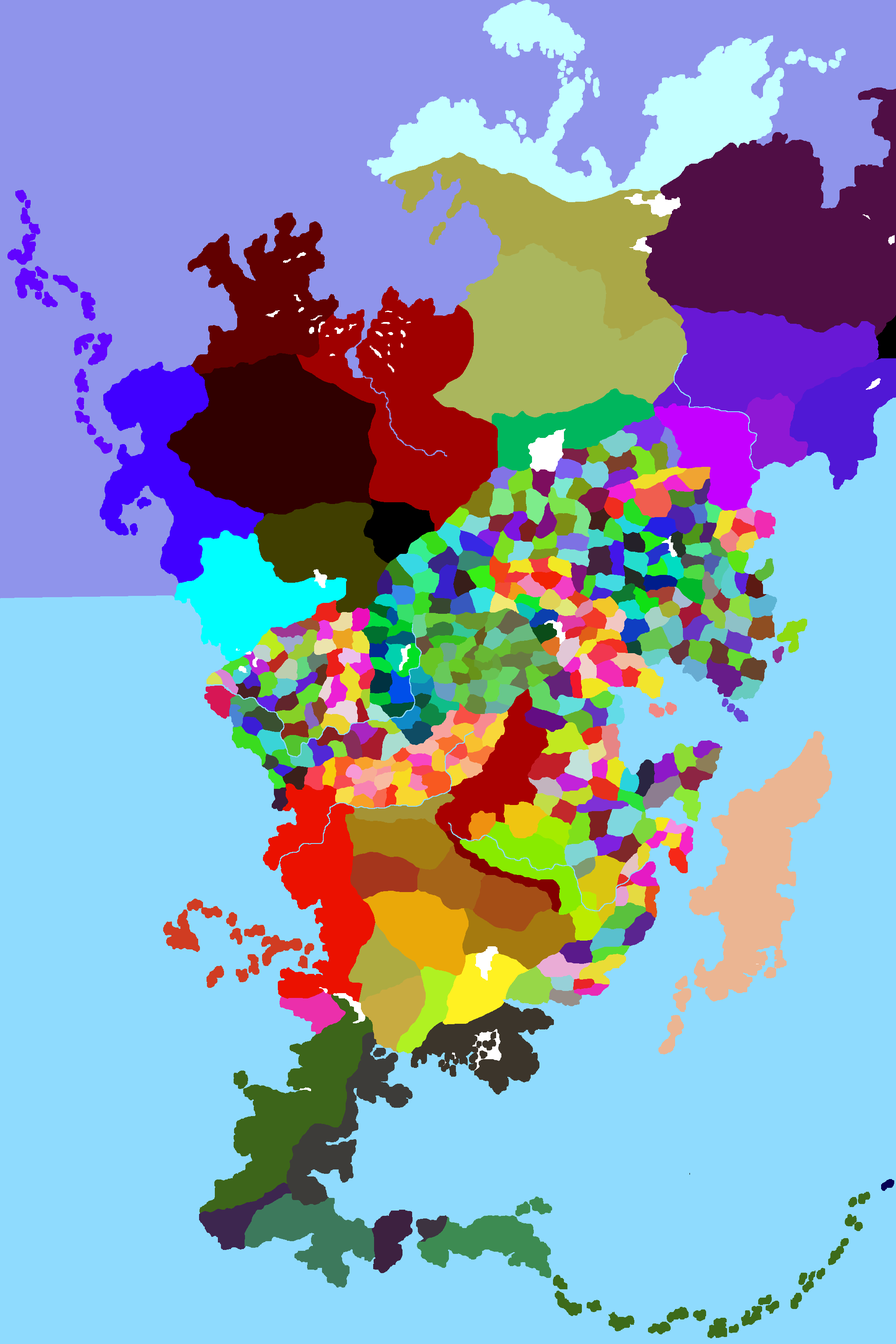
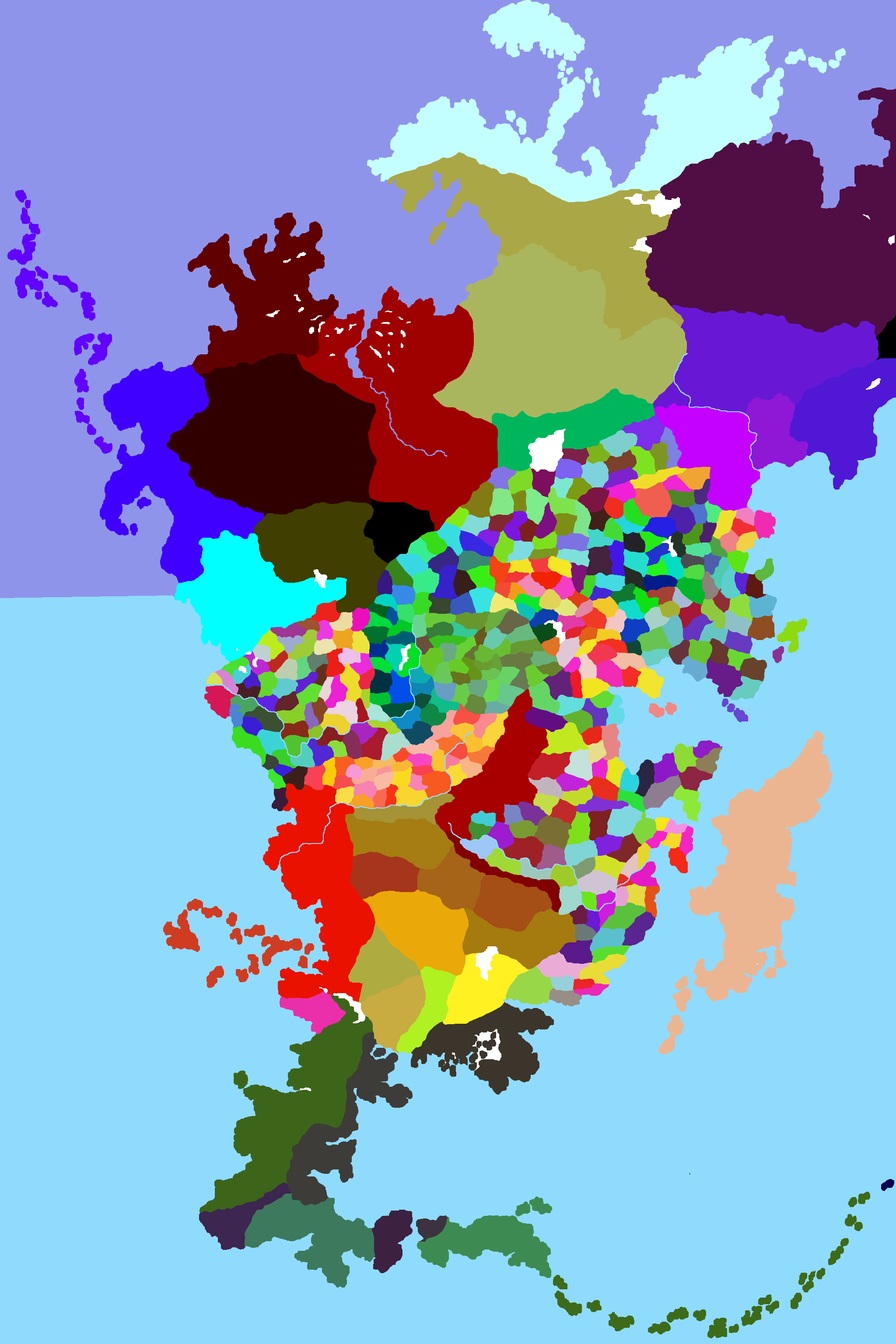
Layer changes from the first 896px x 1344px image to the second:
painted on "Ebene 0" over [459,801,626,941]
painted on "Ebene 1" over [459,805,618,933]
